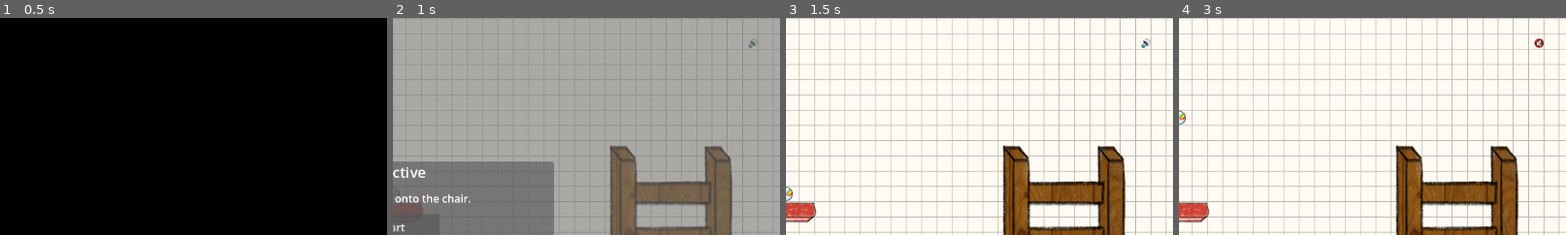
Above: before the commit, frames 1-4 (left to right).
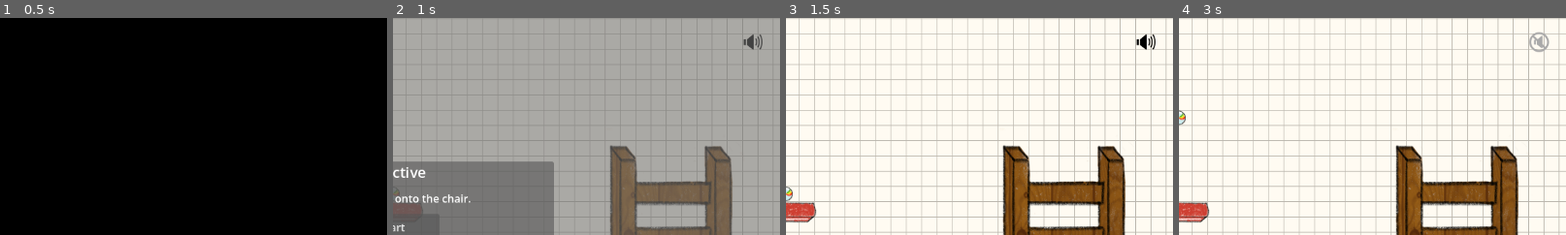
Above: after the commit, the same moments.

Repository: Fighter19/machines
Game: Godot game, scene res://scenes/opening.tscn
Two runs of this game, one before a commit and one after it. Both use one fixed random seed, a clock stepped at 60 frames per second and the inputs below. Video files are missing from this copy of the repository; at most half a second of black plays in their place. Sound files missing from this copy of the repository are replaced by a short silence.
Inputs (mouse positions are % of the whole screen's width and height, from its top left):
- Up to frame 1 (0.5 s): no input
- Up to frame 2 (1 s): tap Enter at 0.5 s; move the mouse to (72, 45) at 0.52 s; click (72, 45) at 0.67 s
- Up to frame 3 (1.5 s): click "Start" at 1.25 s
- Up to frame 4 (3 s): click "Mode: Play" at 2 s; click "🔊" (after the commit: "🔊︎") at 2.75 s
The pictures show only the part of the screen within x 50-100%, y 0-50%; the shares and areas given below are measured in that part.

Frame 1 is identical in both runs. In frame 2, 0.2% of the frame differs, in the area x 90-96%, y 7-15%; in frame 3, 0.2%; in frame 4, 0.3%, in the area x 90-96%, y 6-16%.

Commit message:
Add font to properly render in browser

Diff:
--- a/scenes/main.tscn
+++ b/scenes/main.tscn
@@ -98,7 +98,6 @@
 grow_horizontal = 2
 grow_vertical = 2
 mouse_filter = 2
-color = Color(1, 1, 1, 1)
 
 [connection signal="toggled" from="GameModeController/Button" to="GameModeController" method="_on_button_toggled"]
 [connection signal="body_entered" from="ChairGoal/Area2D" to="ChairGoal" method="_on_area_2d_body_entered"]
--- a/scripts/machine_preview.gd
+++ b/scripts/machine_preview.gd
@@ -2,6 +2,8 @@
 class_name MachinePreview
 
 const INVENTORY_CONTENT_VERTICAL_SHIFT: float = 12.0
+const SPEAKER_UNMUTED_GLYPH: String = "🔊\uFE0E"
+const SPEAKER_MUTED_GLYPH: String = "🔇\uFE0E"
 
 @export var inventory_data: MachineInventoryData
 @export var spawn_parent: Node
@@ -12,6 +14,7 @@
 @export var inventory_bar_texture: Texture2D = preload("res://sprites/ui/inventory.png")
 @export var rotate_button_texture: Texture2D = preload("res://sprites/ui/rotate.png")
 @export var pin_button_texture: Texture2D
+@export var speaker_icon_font: Font = preload("res://font/NotoSansSymbols2-Regular.ttf")
 @export var preview_alpha: float = 0.55
 @export var menu_width: float = 170.0
 @export var game_mode_controller: GameMode
@@ -542,6 +545,13 @@
 	mute_audio_button.add_theme_stylebox_override("hover", StyleBoxEmpty.new())
 	mute_audio_button.add_theme_stylebox_override("pressed", StyleBoxEmpty.new())
 	mute_audio_button.add_theme_stylebox_override("disabled", StyleBoxEmpty.new())
+	mute_audio_button.add_theme_color_override("font_color", Color.BLACK)
+	mute_audio_button.add_theme_color_override("font_hover_color", Color.DARK_GRAY)
+	# mute_audio_button.add_theme_color_override("font_pressed_color", Color.BLACK)
+	# mute_audio_button.add_theme_color_override("font_disabled_color", Color.BLACK)
+	if speaker_icon_font != null:
+		mute_audio_button.add_theme_font_override("font", speaker_icon_font)
+		mute_audio_button.add_theme_font_size_override("font_size", 30)
 	mute_audio_button.pressed.connect(_on_mute_audio_button_pressed)
 	menu_panel.add_child(mute_audio_button)
 
@@ -560,16 +570,16 @@
 		return
 
 	if master_bus_index < 0:
-		mute_audio_button.text = "🔊"
+		mute_audio_button.text = SPEAKER_UNMUTED_GLYPH
 		mute_audio_button.tooltip_text = "Mute"
 		return
 
 	var is_muted: bool = AudioServer.is_bus_mute(master_bus_index)
 	if is_muted:
-		mute_audio_button.text = "🔇"
+		mute_audio_button.text = SPEAKER_MUTED_GLYPH
 		mute_audio_button.tooltip_text = "Unmute"
 	else:
-		mute_audio_button.text = "🔊"
+		mute_audio_button.text = SPEAKER_UNMUTED_GLYPH
 		mute_audio_button.tooltip_text = "Mute"
 
 func _update_inventory_bar_layout() -> void:
Binary file added: font/NotoSansSymbols2-Regular.ttf
Not shown, added: font/NotoSansSymbols2-Regular.ttf.import
Not shown, added: font/OFL.txt
Not shown: 1 places in scenes/main.tscn that only renumber resources
Not shown, added: font/LICENSE
